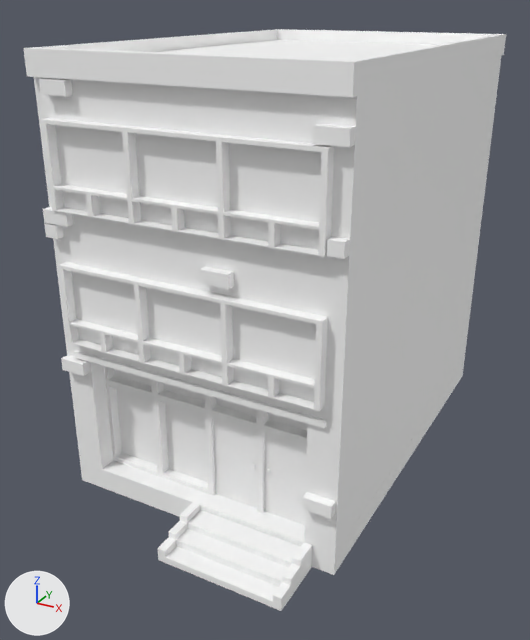
Before and after pictures for a commit that changed the FBX model Assets/Art/Static Meshes/City/Buildings/3F/SM_3F_R_03.fbx.
Both versions are drawn from a camera (50 mm lens) standing at (8.91, -17.16, 12.43) and looking at (-0.24, -0.52, 4.11). The lights are fixed; the arrows at lower left show +X, +Y and +Z. The older version comes first. Where no turn or scale is listed for an object, it has been applied to the vertices.

Objects in the first picture: 'SM_3F_R_03'.
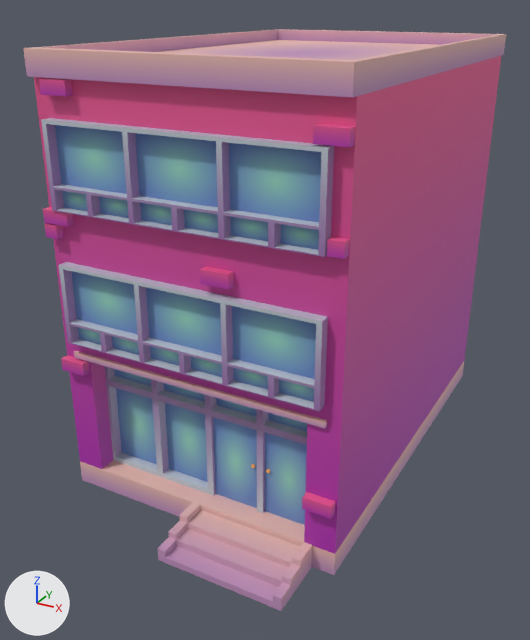
Where the newer file only moved an object's origin or applied its transform, the numbers keep the older frame.

Edits to the bpy script that builds the scene:
```text
Add img_t_atlas_buildings_bc_png:
    img_t_atlas_buildings_bc_png = load_image('T_Atlas_Buildings_BC.png', '../../../../Textures/City/T_Atlas_Buildings_BC.png', 2048, 2048, 'sRGB')
Add mat_material__36_076:
    mat_material__36_076 = principled_material('Material #36.076')
    mat_material__36_076.texture = img_t_atlas_buildings_bc_png
    mat_material__36_076.roughness = 0.553
Change me_mesh_093:
    where me_mesh_093.from_pydata(...)  # 709 vertices, 475 faces; spans x -3.85..3.86, y -6.17..7.0, z -0.02..11.42
    remove me_mesh_093.materials.append(mat_material__36_083)  # white #ffffff
    add me_mesh_093.materials.append(mat_material__36_076)  # picture img_t_atlas_buildings_bc_png
```

What differs and where, as boxes [x1, y1, x2, y2] in the pictures (530 x 640 px):
'SM_3F_R_03', recoloured (white to pink): [23, 29, 506, 611] in both
